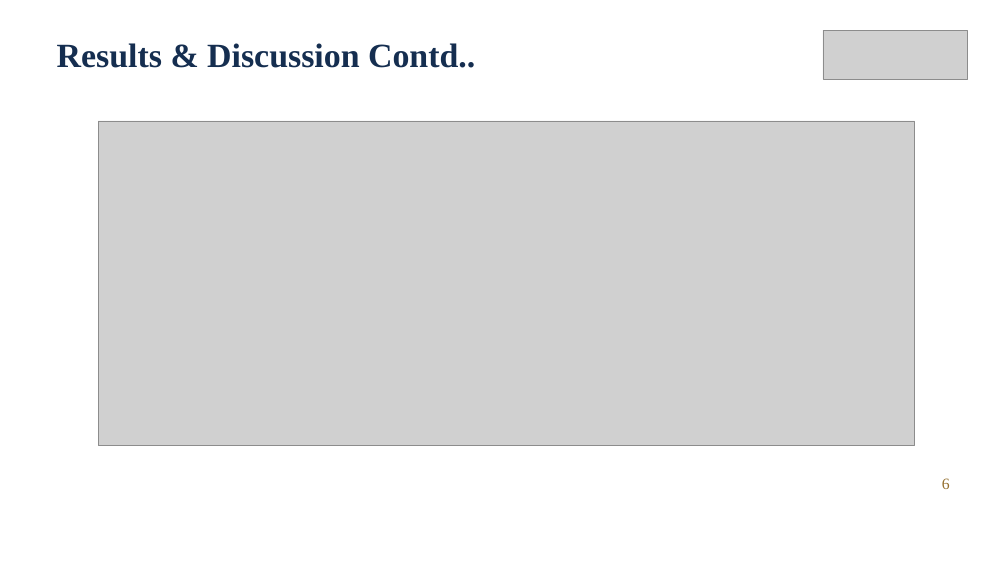
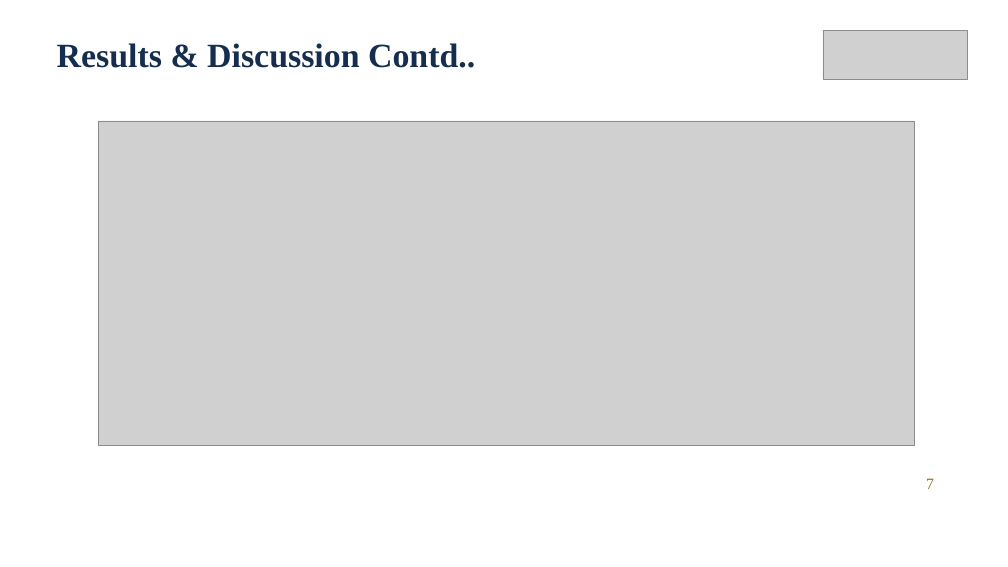
Before and after one commit to prdai/sfia-structured-skill-extraction, a slide deck: slide 7 of talk/deck/ICAC2026_564.pptx (slide 6 before the commit). Drawn at 1008x567 pixels with LibreOffice and Linux fonts; fonts in the diff are those of the drawing; grey boxes stand for pictures; background and template pictures are left out. Boxes give left, top, right and bottom in pixels: in the first picture for what was removed or moved away, otherwise in the second. Text is boxed around its words. In the diff, an @@ line names an element or a change of style, - is before the commit and + after.

```diff
--- a/talk/deck/ICAC2026_564.pptx
+++ b/talk/deck/ICAC2026_564.pptx
@@ text at <box>926,478,934,489</box>: text changed @@
-6
+7
```
Also in this commit, not shown: 3 other slides changed, 1 slide added, 2 other files.
